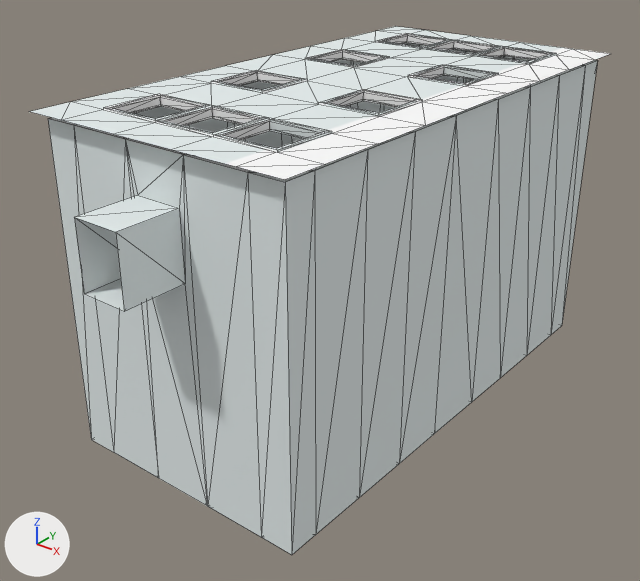
What one commit did to the FBX model Assets/Models/Simulation Hall/WallRoof2.FBX.
Both versions are drawn from a 50 mm lens placed at (11.5, -281.7, 17.7), pointed at (-36.3, -221.8, -19.4). Every picture has the same lights, and +X, +Y and +Z are marked at lower left. Mesh edges are drawn as thin lines.
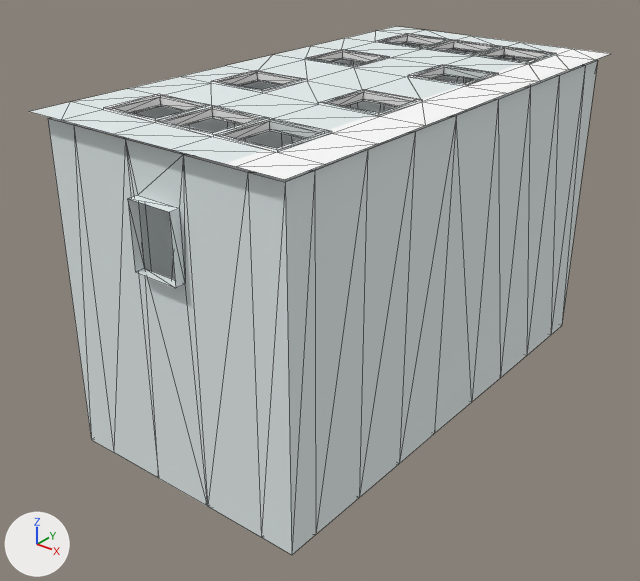
What differs and where, as boxes (x1, y1, x2, y2) in the pictures (640 x 581 px; the box of a moved part takes in the faces that stretch with it):
part 1 of me_mesh, moved or reshaped
    before: (74, 195, 185, 312)
    after: (128, 195, 185, 288)

What changed in the scene script:
```text
Change me_mesh:
    where me_mesh.from_pydata(...)  # 420 vertices, 842 faces; spans x -13.0..13.0, y -29.6..29.6, z -15.4..15.4
    used by ob_object051; location = (-35.1, -218.1, -14.9)
    before: 416 (-2.2, -29.6, 10.6) at pixel (74, 217), 417 (2.2, -29.6, 10.6) at pixel (115, 232), 418 (2.2, -29.6, 4.7) at pixel (124, 311), 419 (-2.2, -29.6, 4.7) at pixel (84, 294)
    me_mesh part 1
    add for i in [*range(416, 420)]: me_mesh.vertices[i].co += Vector((0.0, 4.7, 0.0))
```
